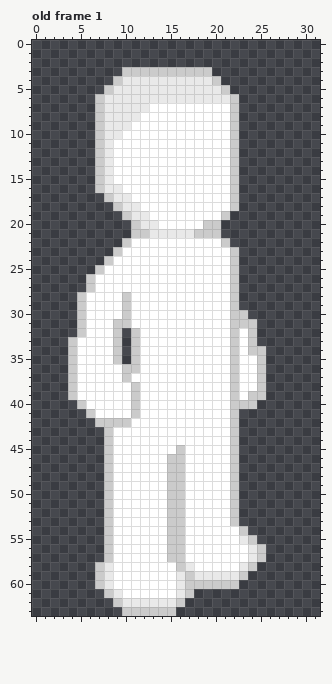
A pixel-art file gets an edit: Assets/Sprites/Player/Right/Player body.aseprite. Above is the file before it was changed.
32x64 pixels, 5 frames. Shown: old frame 1. The commit also changed other frames, which this record leaves out.
Once edited:
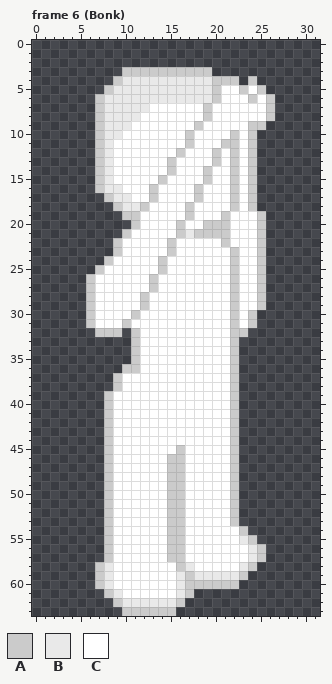
Palette (. is transparent): A #cbcbcb  B #e9e9e9  C #ffffff
A new or re-ordered frame is compared with the old frame closest to it.
Message: Add bonk animation
Diff:
frames 5 -> 8
Frame 6 (Bonk) is new; against old frame 1, layer "Arms":
y 4: x 21..22 .. -> AA; x 24 . -> A
y 5: x 20..25 BA.... -> ACCACA
y 6: x 20..26 BBA.... -> ACCCACA
y 7..8: x 19 C -> A; x 22..26 A.... -> CCCCA
y 9: x 18 C -> A; x 22..25 A... -> CCAA
y 10: x 17 C -> A; x 23..24 .. -> CA
y 11: x 17 C -> A; x 21 C -> A; x 23..24 .. -> CA
y 12: x 16 C -> A; x 20 C -> A; x 23..24 .. -> CA
y 13: x 15 C -> A; x 20 C -> A; x 23..24 .. -> CA
y 14: x 15 C -> A; x 19 C -> A; x 23..24 .. -> CA
y 15: x 14 C -> A; x 19 C -> A; x 23..24 .. -> CA
y 16..17: x 13 C -> A; x 18 C -> A; x 23..24 .. -> CA
y 18: x 12 C -> A; x 17 C -> A; x 23..24 .. -> CA
y 19: x 11..12 BB -> AC; x 17 C -> A; x 22..25 .... -> CCCA
y 20: x 12..13 BB -> CC; x 16 C -> A; x 21..25 ..... -> ACCCA
y 21: x 10..16 .AABBBB -> ACCCCCA; x 21..25 ..... -> ACCCA
y 22: x 9..10 .A -> AC; x 15 C -> A; x 22..25 .... -> CCCA
y 23: x 15 C -> A; x 23..25 ... -> CCA
y 24..25: x 14 C -> A; x 23..25 ... -> CCA
y 26..27: x 13 C -> A; x 23..25 ... -> CCA
y 28..29: x 5..6 AC -> .A; x 10 A -> C; x 12 C -> A; x 23..25 ... -> CCA
y 30: x 5..6 AC -> .A; x 10..11 AC -> CA; x 23..24 A. -> CA
y 31: x 5..6 AC -> .A; x 9 A -> C; x 23 A -> C
y 32: x 5..8 ACCC -> ..AA; x 23..24 CA -> A.
y 33: x 4..9 ACCCCA -> ......; x 23..24 CA -> ..
y 34: x 4..9 ACCCCA -> ......; x 23..25 CAA -> ...
y 35: x 4..9 ACCCCA -> ......; x 23..25 CCA -> ...
y 36: x 4..9 ACCCCC -> ......; x 23..25 CCA -> ...
y 37: x 4..10 ACCCCCA -> .....AC; x 23..25 CCA -> ...
y 38: x 4..9 ACCCCC -> .....A; x 11 A -> C; x 23..25 CCA -> ...
y 39: x 4..8 ACCCC -> ....A; x 11 A -> C; x 23..25 CAA -> ...
y 40: x 5..8 ACCC -> ...A; x 11 A -> C; x 23..24 AA -> ..
y 41: x 6..8 ACC -> ..A; x 11 A -> C
y 42: x 7 A -> .; x 9..10 AA -> CC
Where, in picture pixels (left, top, right, bottom), the same in both pictures:
changed: (68, 76, 275, 427)
